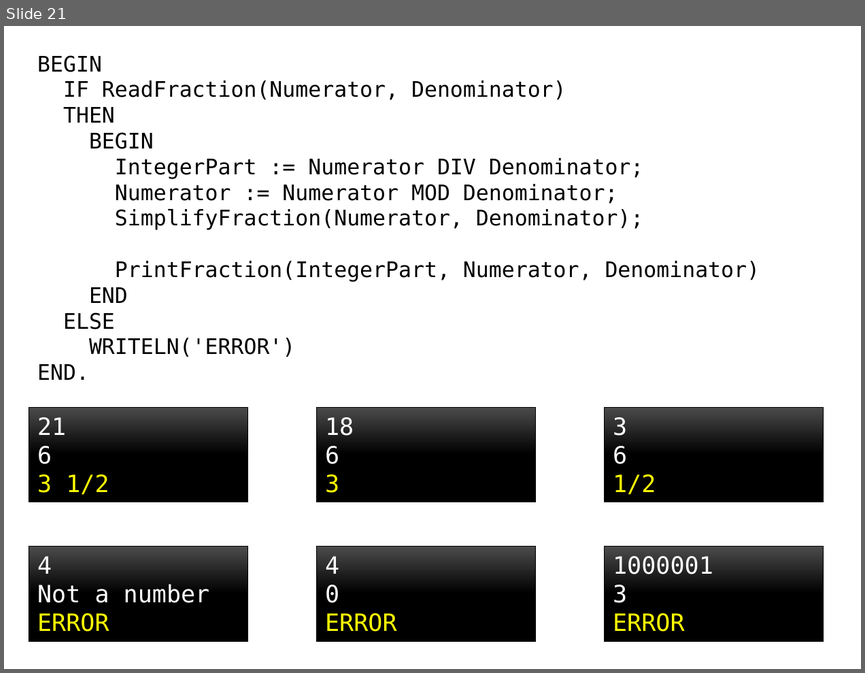
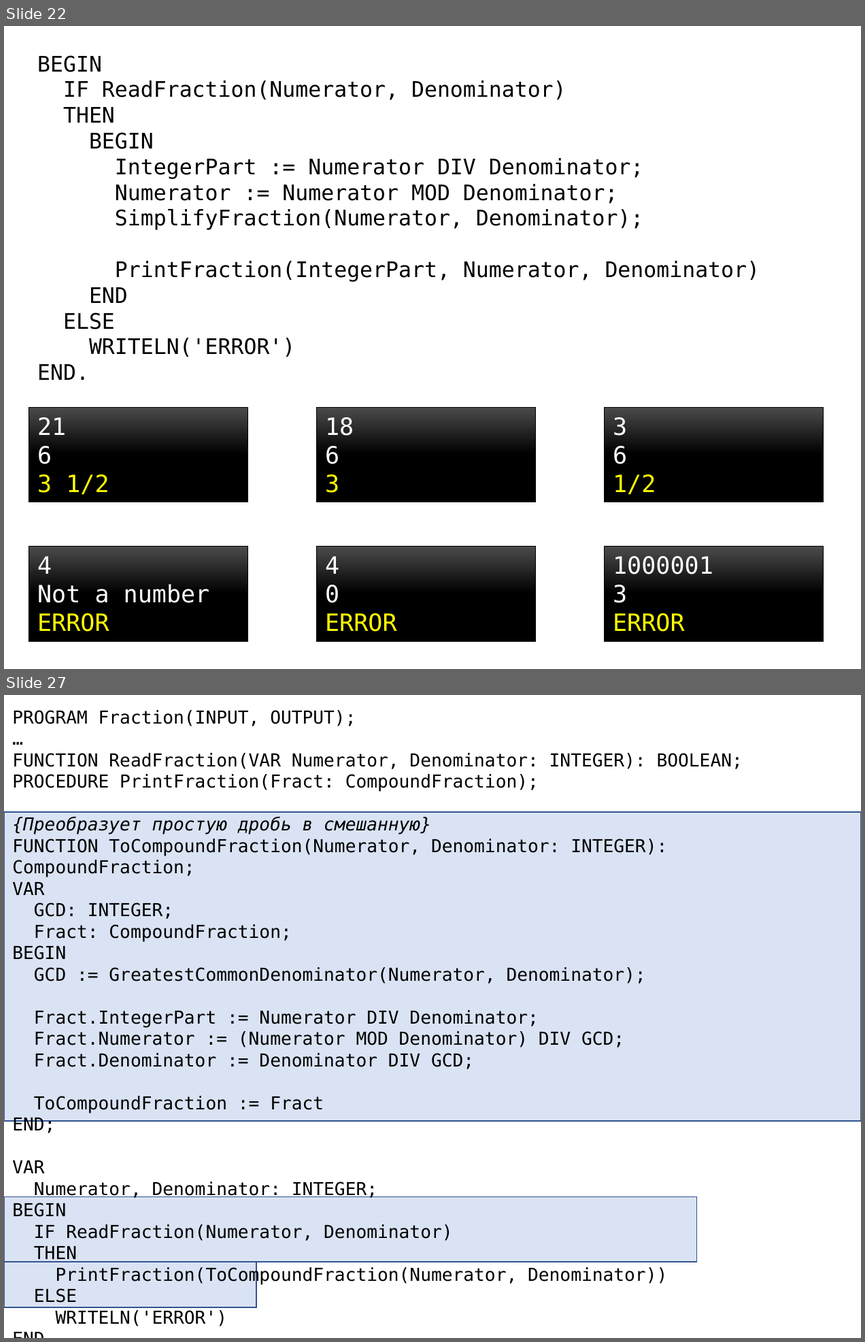
Before and after one commit to alexey-malov/fraction, a slide deck: Explanation.pptx. Shown one above the other, each under a label of ours: slide 21 before the commit, slides 22 and 27 after it; the slides between them are not shown. The pictures are 865x673 and 865x1342 pixels, drawn with LibreOffice and Linux fonts; fonts in the diff are those of the drawing. Boxes give left, top, right and bottom in pixels: in the first picture for what was removed or moved away, otherwise in the second. Text is boxed around its words. In the diff, an @@ line names an element or a change of style, - is before the commit and + after.

```diff
--- a/Explanation.pptx
+++ b/Explanation.pptx
@@ slide 27 added at <box>4,695,861,1338</box>, background #FFFFFF @@
@@ text added at <box>12,710,742,1326</box>, 15 pt, text #000000 @@
+PROGRAM Fraction(INPUT, OUTPUT);
+…
+FUNCTION ReadFraction(VAR Numerator, Denominator: INTEGER): BOOLEAN;
+PROCEDURE PrintFraction(Fract: CompoundFraction);
+{Преобразует простую дробь в смешанную}
+FUNCTION ToCompoundFraction(Numerator, Denominator: INTEGER): CompoundFraction;
+VAR
+GCD: INTEGER;
+Fract: CompoundFraction;
+BEGIN
+GCD := GreatestCommonDenominator(Numerator, Denominator);
+Fract.IntegerPart := Numerator DIV Denominator;
+Fract.Numerator := (Numerator MOD Denominator) DIV GCD;
+Fract.Denominator := Denominator DIV GCD;
+ToCompoundFraction := Fract
+END;
+VAR
+Numerator, Denominator: INTEGER;
+BEGIN
+IF ReadFraction(Numerator, Denominator)
+THEN
+PrintFraction(ToCompoundFraction(Numerator, Denominator))
+ELSE
+WRITELN('ERROR')
+END.
@@ rectangle added at <box>4,811,861,1121</box>, fill #DAE3F3, outline #325491 1 pt @@
@@ rectangle added at <box>4,1196,696,1261</box>, fill #DAE3F3, outline #325491 1 pt @@
@@ rectangle added at <box>4,1261,257,1307</box>, fill #DAE3F3, outline #325491 1 pt @@
@@ what was slide 21 is now slide 22 @@
```
Also in this commit, not shown: 5 slides changed, 5 other slides added.
